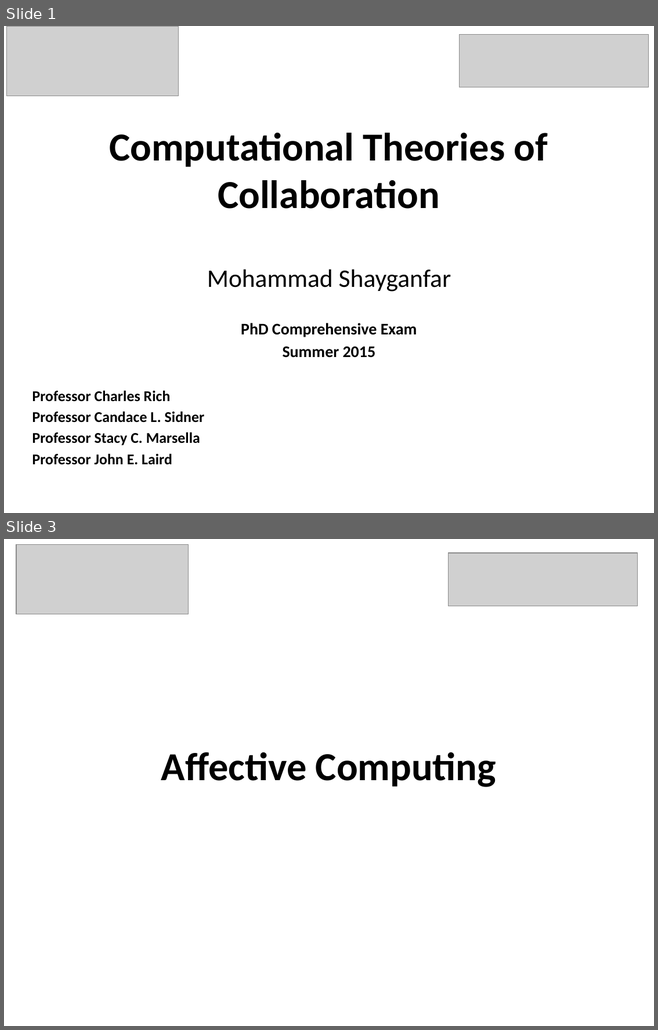
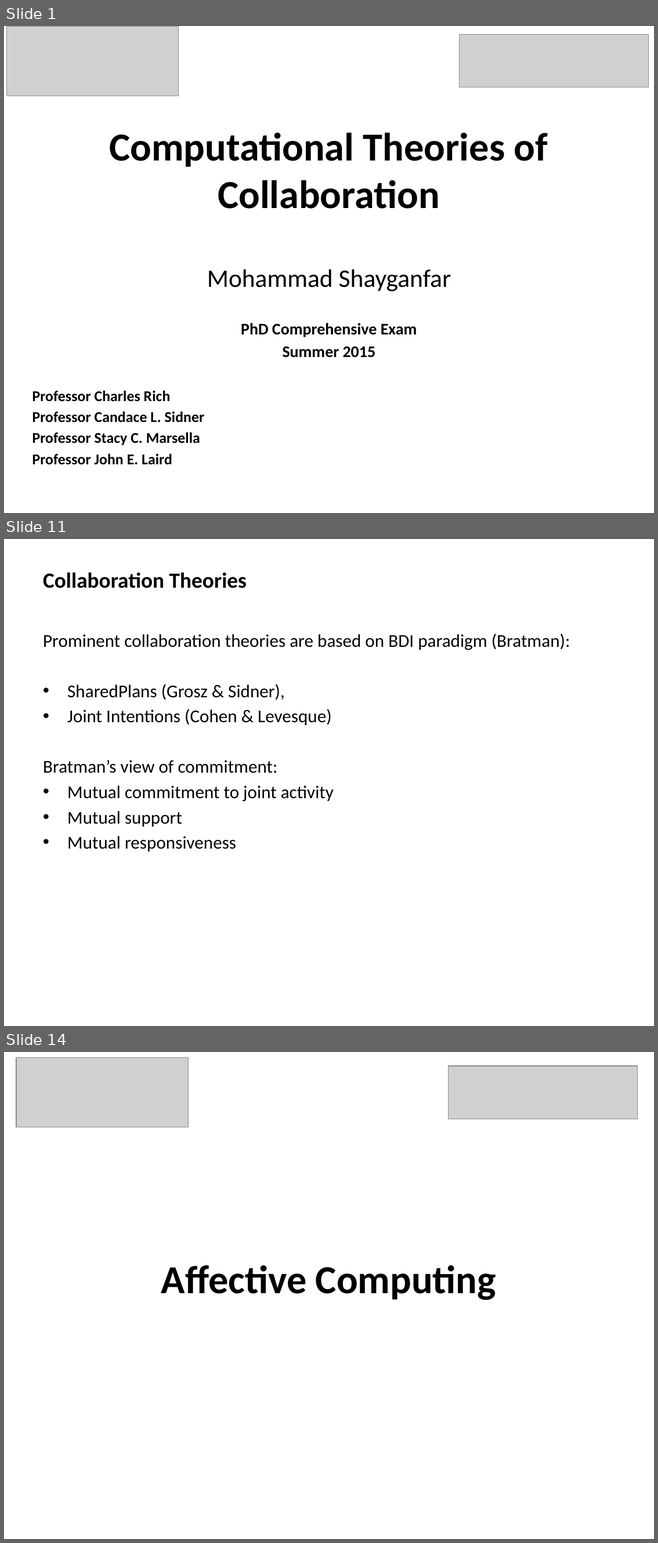
Before and after one commit to mshayganfar/CompExam1, a slide deck: presentation/PhD-comprehensive-exam.pptx. Shown one above the other, each under a label of ours: slides 1 and 3 before the commit, slides 1, 11 and 14 after it; the slides between them are not shown. The pictures are 658x1030 and 658x1543 pixels, drawn with LibreOffice and Linux fonts; fonts in the diff are those of the drawing; grey boxes stand for pictures. Boxes give left, top, right and bottom in pixels: in the first picture for what was removed or moved away, otherwise in the second. Text is boxed around its words. In the diff, an @@ line names an element or a change of style, - is before the commit and + after.

```diff
--- a/presentation/PhD-comprehensive-exam.pptx
+++ b/presentation/PhD-comprehensive-exam.pptx
@@ slide 11 added at bbox=[4, 539, 654, 1026], background #FFFFFF @@
@@ text added at bbox=[43, 572, 246, 588], 24 pt, text #000000, bold @@
+Collaboration Theories
@@ text added at bbox=[43, 634, 570, 852], 20 pt, text #000000 @@
+Prominent collaboration theories are based on BDI paradigm (Bratman):
+• SharedPlans (Grosz & Sidner),
+• Joint Intentions (Cohen & Levesque)
+Bratman’s view of commitment:
+• Mutual commitment to joint activity
+• Mutual support
+• Mutual responsiveness
@@ what was slide 3 is now slide 14 @@
```
Also in this commit, not shown: 11 other slides added, 1 slide removed, 1 other file.
